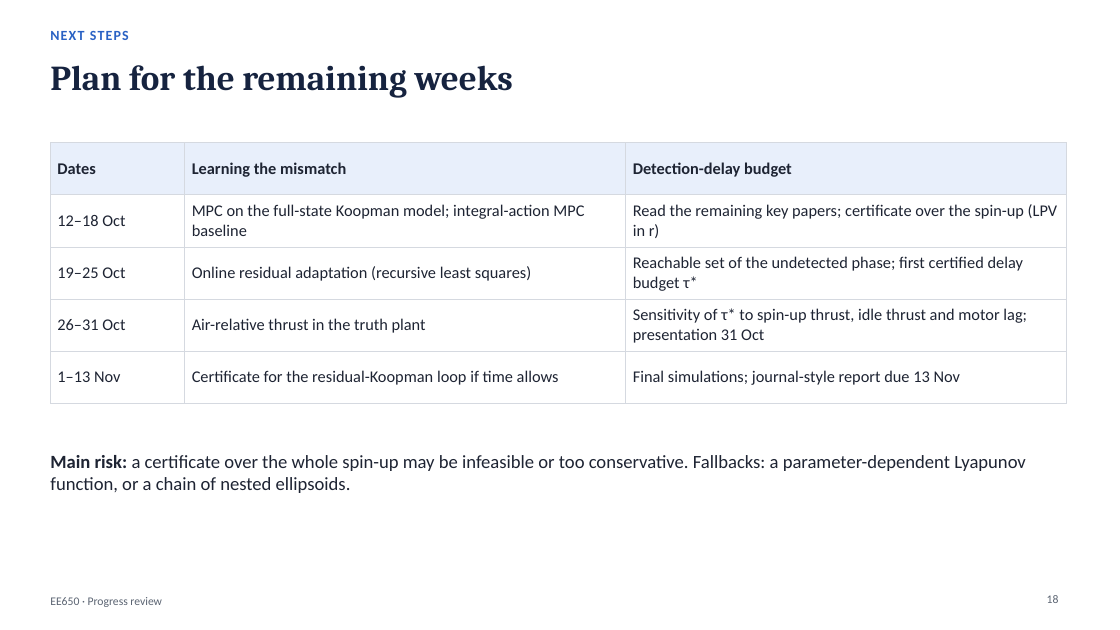
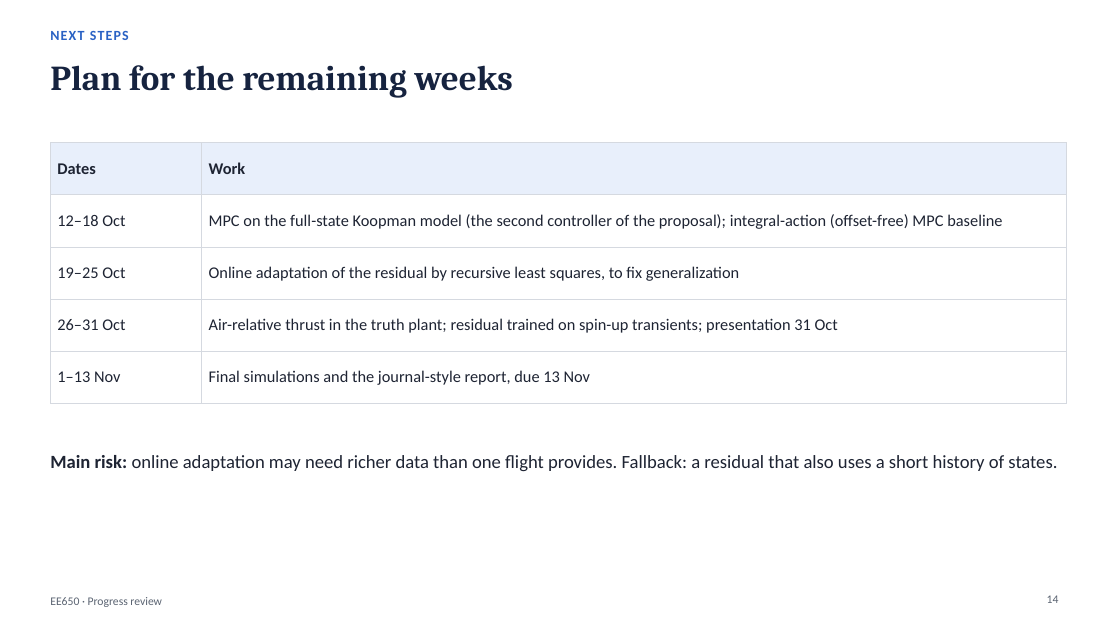
Before and after one commit to pranshuk22/quadrotor-rotor-loss-recovery, a slide deck: slide 14 of docs/deck/progress-review.pptx (slide 18 before the commit). Drawn at 1120x630 pixels with LibreOffice and Linux fonts; fonts in the diff are those of the drawing. Boxes give left, top, right and bottom in pixels: in the first picture for what was removed or moved away, otherwise in the second. Text is boxed around its words. In the diff, an @@ line names an element or a change of style, - is before the commit and + after.

```diff
--- a/docs/deck/progress-review.pptx
+++ b/docs/deck/progress-review.pptx
@@ table at (50,143,1067,389) @@
-column 2: Learning the mismatch | MPC on the full-state Koopman model; integral-action MPC baseline | Online residual adaptation (recursive least squares) | Air-relative thrust in the truth plant | Certificate for the residual-Koopman loop if time allows
-column 3: Detection-delay budget | Read the remaining key papers; certificate over the spin-up (LPV in r) | Reachable set of the undetected phase; first certified delay budget τ* | Sensitivity of τ* to spin-up thrust, idle thrust and motor lag; presentation 31 Oct | Final simulations; journal-style report due 13 Nov
+column 2: Work | MPC on the full-state Koopman model (the second controller of the proposal); integral-action (offset-free) MPC baseline | Online adaptation of the residual by recursive least squares, to fix generalization | Air-relative thrust in the truth plant; residual trained on spin-up transients; presentation 31 Oct | Final simulations and the journal-style report, due 13 Nov
@@ text at (50,455,1057,471): text changed @@
-Main risk: a certificate over the whole spin-up may be infeasible or too conservative. Fallbacks: a parameter-dependent Lyapunov function, or a chain of nested ellipsoids.
+Main risk: online adaptation may need richer data than one flight provides. Fallback: a residual that also uses a short history of states.
@@ page number at (1047,595,1059,603): text changed @@
-18
+14
```
Also in this commit, not shown: 12 other slides changed, 3 slides added, 6 slides removed, 6 other files.
